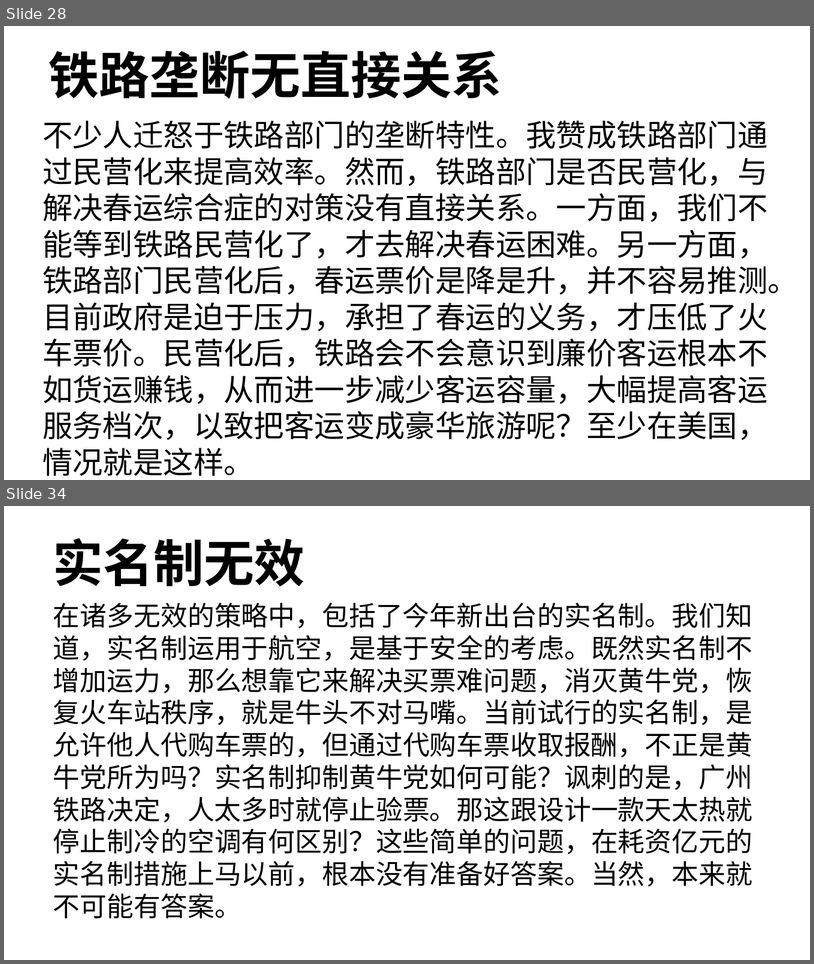
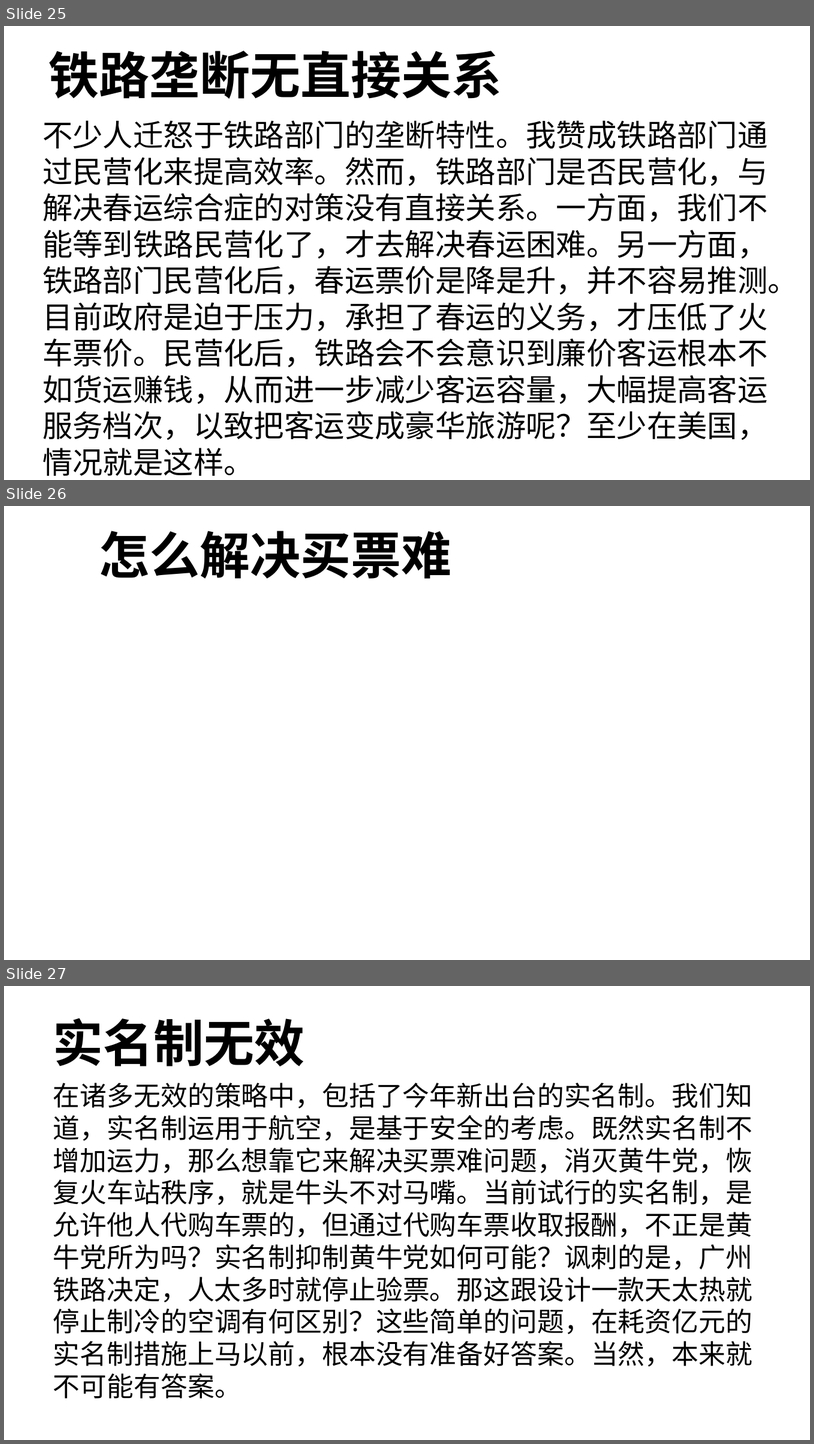
Before and after one commit to FredJiangFei/MyDocuments, a slide deck: 火车票/火车票.pptx. Shown one above the other, each under a label of ours: slides 28 and 34 before the commit, slides 25, 26 and 27 after it; the slides between them are not shown. The pictures are 814x964 and 814x1444 pixels, drawn with LibreOffice and Linux fonts; fonts in the diff are those of the drawing. Boxes give left, top, right and bottom in pixels: in the first picture for what was removed or moved away, otherwise in the second. Text is boxed around its words. In the diff, an @@ line names an element or a change of style, - is before the commit and + after.

```diff
--- a/火车票/火车票.pptx
+++ b/火车票/火车票.pptx
@@ slide 26 added at [4, 506, 810, 960], background #FFFFFF @@
@@ text added at [99, 531, 452, 579], 60 pt, text #000000, bold @@
+怎么解决买票难
@@ what was slide 28 is now slide 25 @@
@@ what was slide 34 is now slide 27 @@
```
Also in this commit, not shown: 9 slides changed, 2 other slides added, 6 slides removed, 3 other files.
